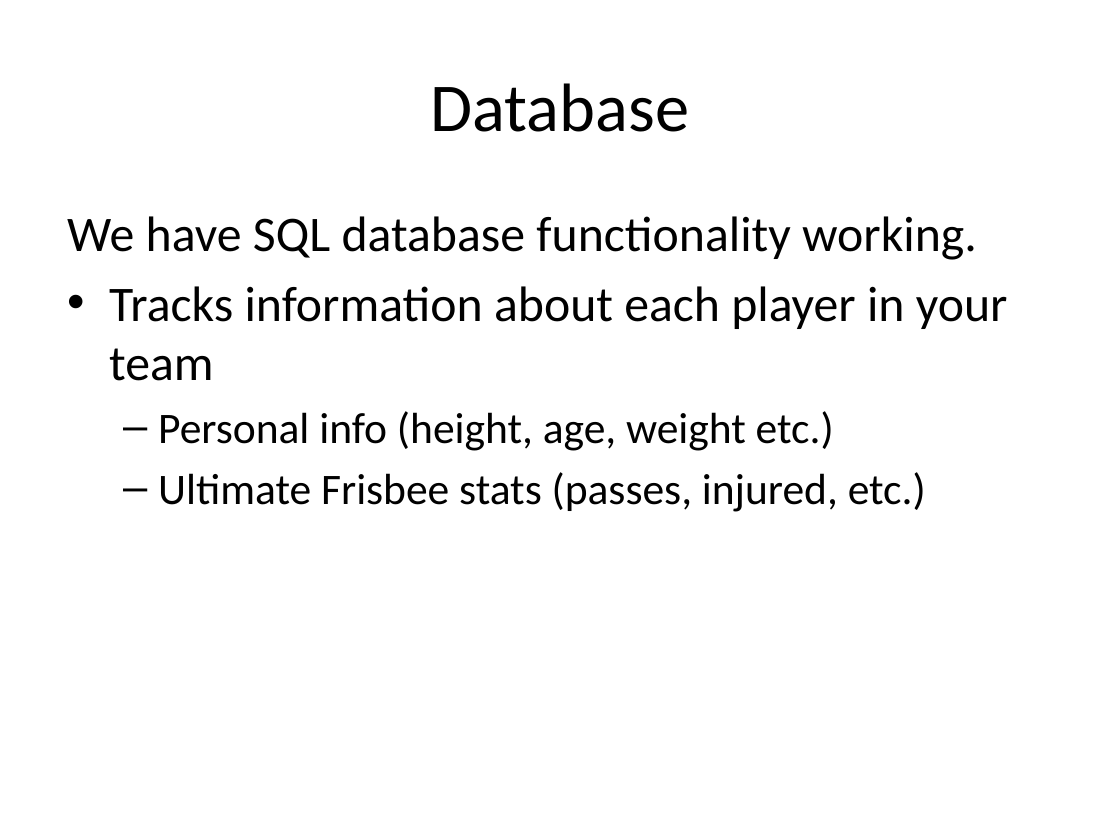
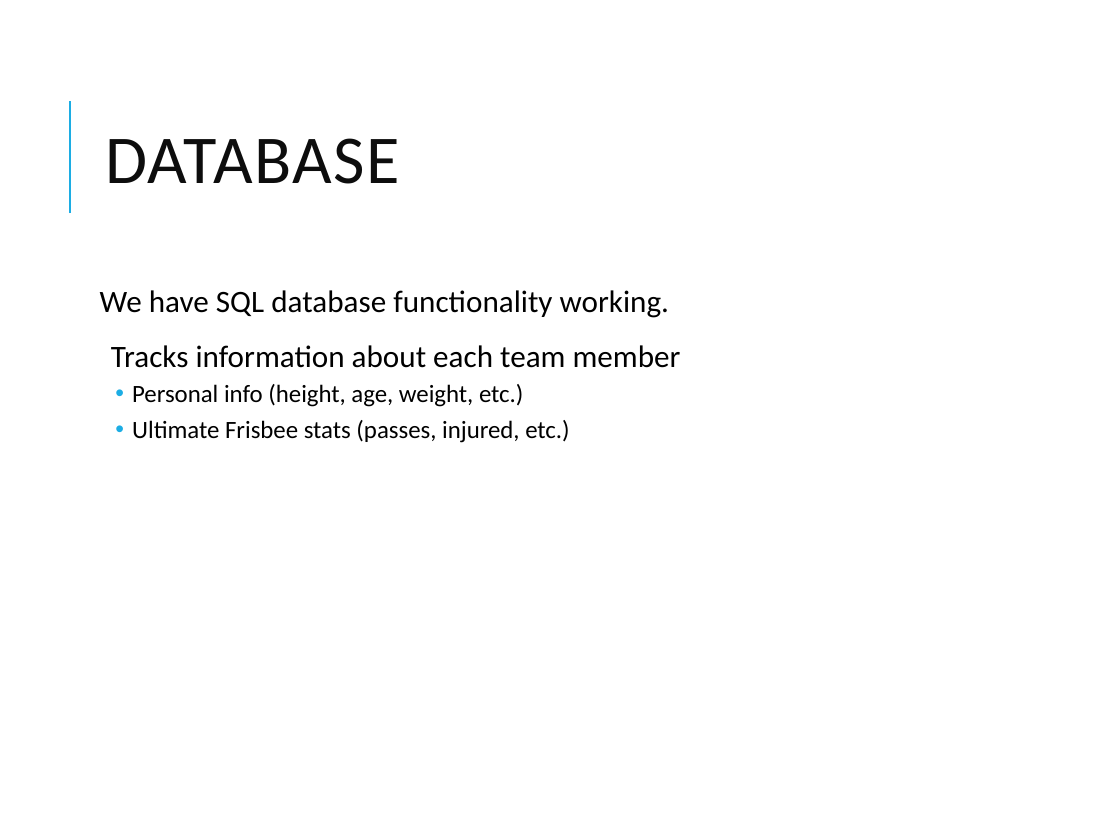
Before and after one commit to calebdehaan/Software1Project, a slide deck: slide 6 of Trythis.pptx (slide 8 before the commit). Drawn at 1120x840 pixels with LibreOffice and Linux fonts; fonts in the diff are those of the drawing. Boxes give left, top, right and bottom in pixels: in the first picture for what was removed or moved away, otherwise in the second. Text is boxed around its words. In the diff, an @@ line names an element or a change of style, - is before the commit and + after.

```diff
--- a/Trythis.pptx
+++ b/Trythis.pptx
@@ line added from (69, 213) to (69, 101), #1CADE4 1.5 pt @@
@@ title at (105,138,400,184): text changed; text colour #000000 to #0D0D0D @@
-Database
+DATABASE
@@ text "We have SQL database functionality ...": place and size @@
-text "We have SQL database functionality ..." at (67,216,1008,512)
+text "We have SQL database functionality ..." at (100,290,681,443)
@@ text at (100,290,669,443): size 32 to 20 pt in "We have SQL database functionality working."; size 28 to 16 pt in "Ultimate Frisbee stats (passes, injured, etc.)"; line spacing 1 to 0.9; more space between paragraphs; bullet – to • @@
@@ text at (111,345,681,407): text changed; size 32 to 20 pt @@
-• Tracks information about each player in your team
-  – Personal info (height, age, weight etc.)
+  Tracks information about each team member
+  • Personal info (height, age, weight, etc.)
```
Also in this commit, not shown: 4 other slides changed, 2 slides added, 3 slides removed.
